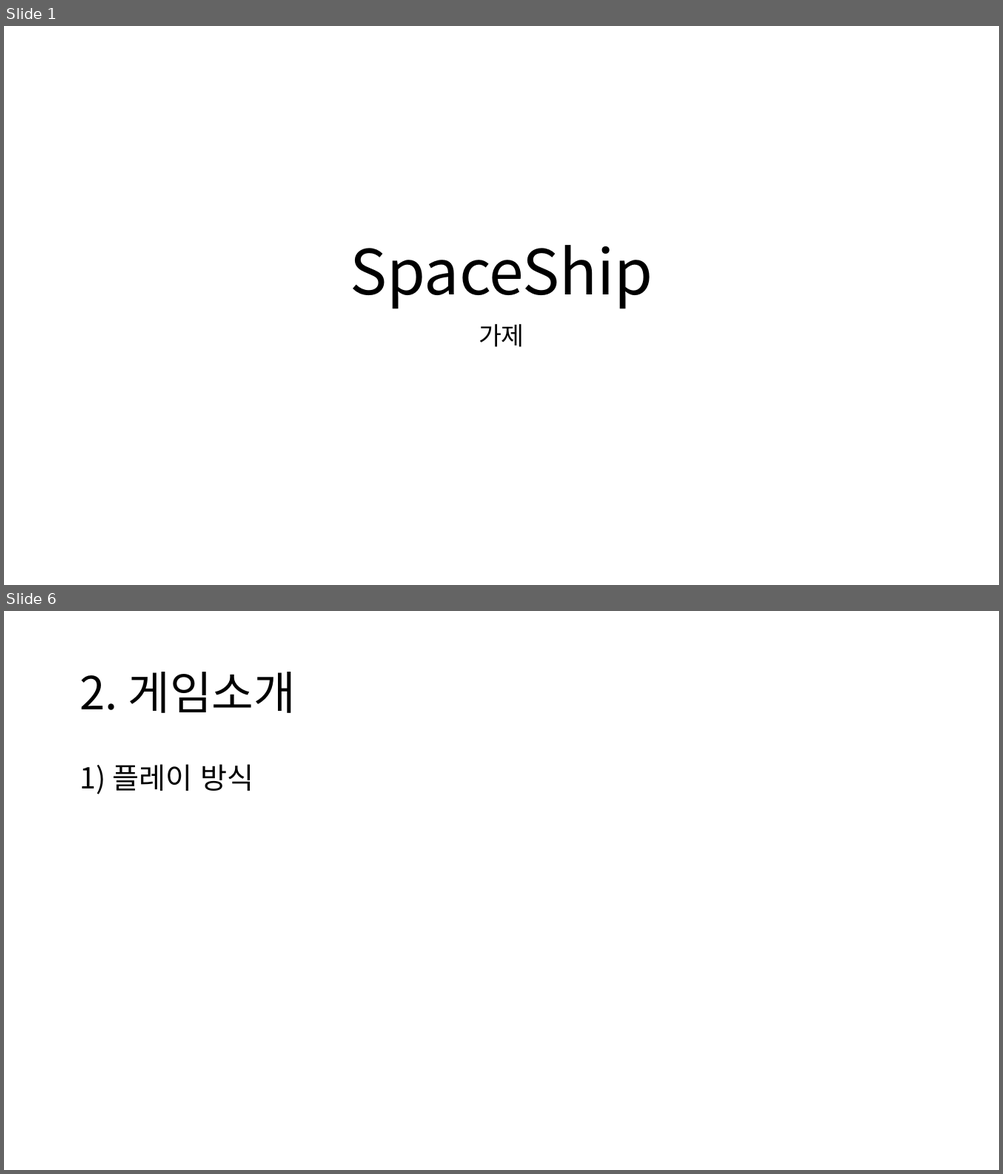
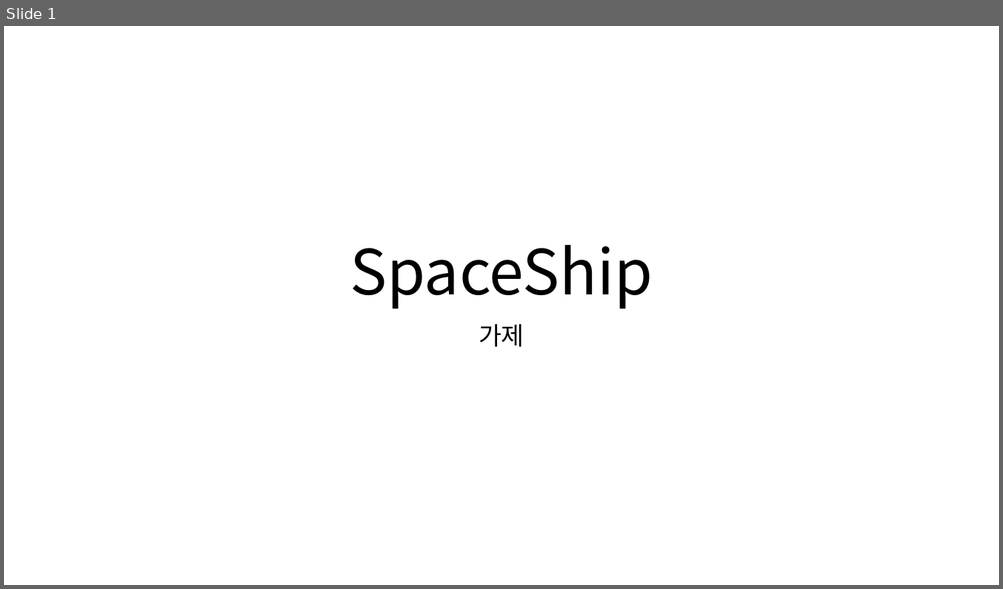
Before and after one commit to Mained606/SpaceShipLooting_VR, a slide deck: 진행/게임PPT/SpaceShip.pptx. Shown one above the other, each under a label of ours: slides 1 and 6 before the commit, slide 1 after it; the slides between them are not shown. The pictures are 1003x1174 and 1003x589 pixels, drawn with LibreOffice and Linux fonts; fonts in the diff are those of the drawing. Boxes give left, top, right and bottom in pixels: in the first picture for what was removed or moved away, otherwise in the second. Text is boxed around its words. In the diff, an @@ line names an element or a change of style, - is before the commit and + after.

```diff
--- a/진행/게임PPT/SpaceShip.pptx
+++ b/진행/게임PPT/SpaceShip.pptx
@@ slide 6 removed at (x1=4, y1=611, x2=999, y2=1170), background #FFFFFF @@
@@ title removed at (x1=79, y1=672, x2=296, y2=713) @@
-2. 게임소개
@@ text removed at (x1=79, y1=764, x2=253, y2=795) @@
-1) 플레이 방식
```
Also in this commit, not shown: 9 slides changed, 8 other files.
